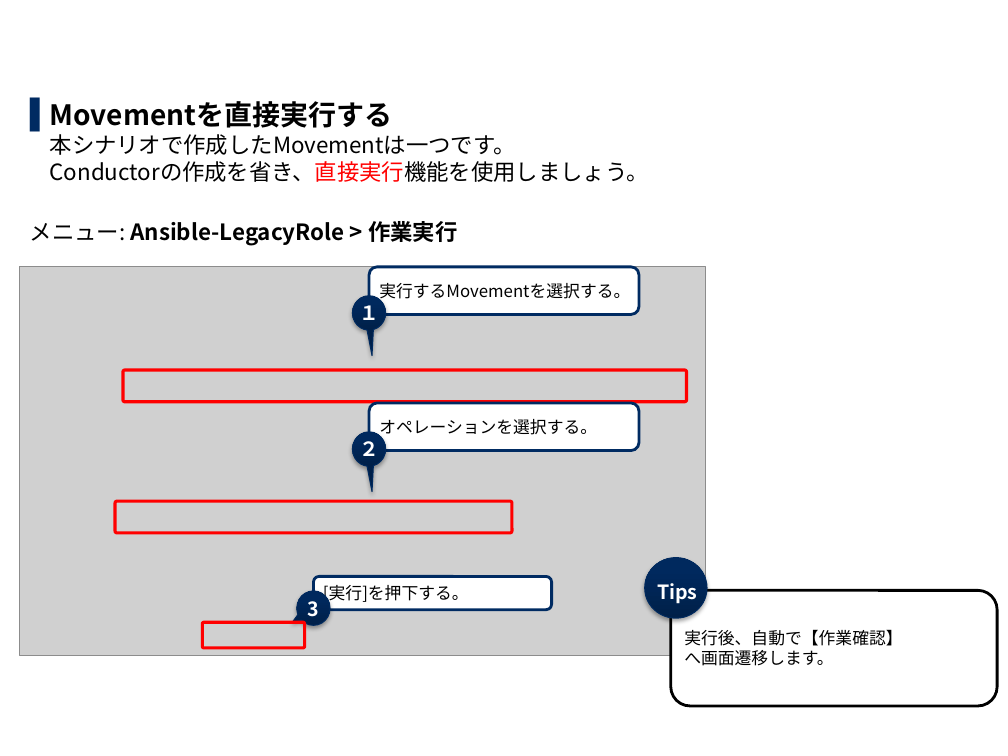
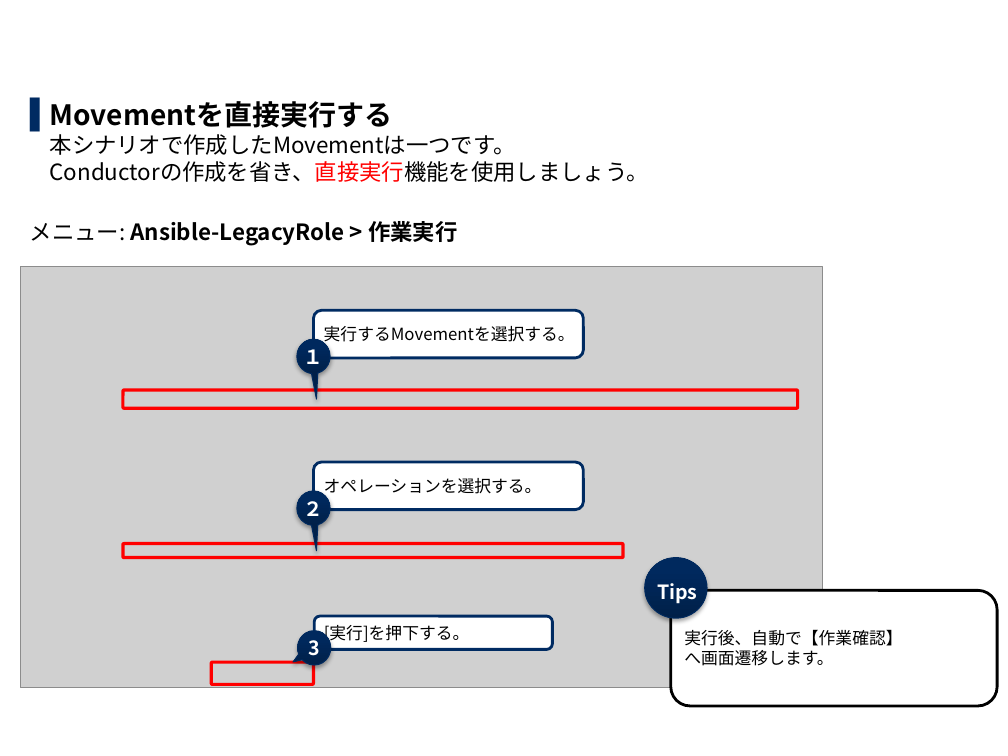
Before and after one commit to exastro-suite/it-automation-docs, a slide deck: slide 42 of asset/Learn_ja/ITA-Ansible-Driver_ja_practice.pptx. Drawn at 1008x756 pixels with LibreOffice and Linux fonts; fonts in the diff are those of the drawing; grey boxes stand for pictures; background and template pictures are left out. Boxes give left, top, right and bottom in pixels: in the first picture for what was removed or moved away, otherwise in the second. Text is boxed around its words. In the diff, an @@ line names an element or a change of style, - is before the commit and + after.

```diff
--- a/asset/Learn_ja/ITA-Ansible-Driver_ja_practice.pptx
+++ b/asset/Learn_ja/ITA-Ansible-Driver_ja_practice.pptx
@@ picture resized from (x1=20, y1=267, x2=706, y2=656) to (x1=20, y1=267, x2=823, y2=687) @@
@@ rounded rectangle "実行するMovementを選択する。" moved from (x1=369, y1=267, x2=639, y2=314) to (x1=313, y1=310, x2=584, y2=358) @@
@@ speech bubble "１" moved from (x1=353, y1=295, x2=386, y2=330) to (x1=297, y1=340, x2=331, y2=374) @@
@@ rounded rectangle resized from (x1=123, y1=370, x2=686, y2=402) to (x1=123, y1=390, x2=797, y2=408) @@
@@ rounded rectangle "オペレーションを選択する。" moved from (x1=369, y1=403, x2=639, y2=451) to (x1=313, y1=462, x2=584, y2=509) @@
@@ speech bubble "２" moved from (x1=353, y1=431, x2=386, y2=466) to (x1=297, y1=491, x2=331, y2=525) @@
@@ rounded rectangle resized from (x1=115, y1=501, x2=512, y2=533) to (x1=123, y1=543, x2=623, y2=557) @@
@@ rounded rectangle "[実行]を押下する。" moved from (x1=313, y1=577, x2=551, y2=610) to (x1=314, y1=616, x2=552, y2=649) @@
@@ speech bubble "3" moved from (x1=297, y1=591, x2=331, y2=625) to (x1=297, y1=631, x2=331, y2=665) @@
@@ rounded rectangle moved from (x1=203, y1=622, x2=304, y2=647) to (x1=212, y1=662, x2=313, y2=684) @@
```
Also in this commit, not shown: 35 other slides changed, 1 other file.
